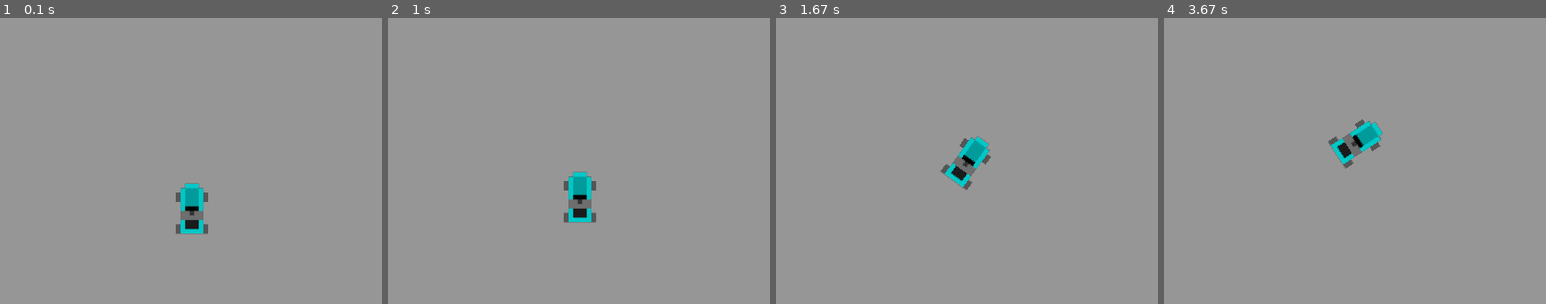
Above: before the commit, frames 1-4 (left to right).
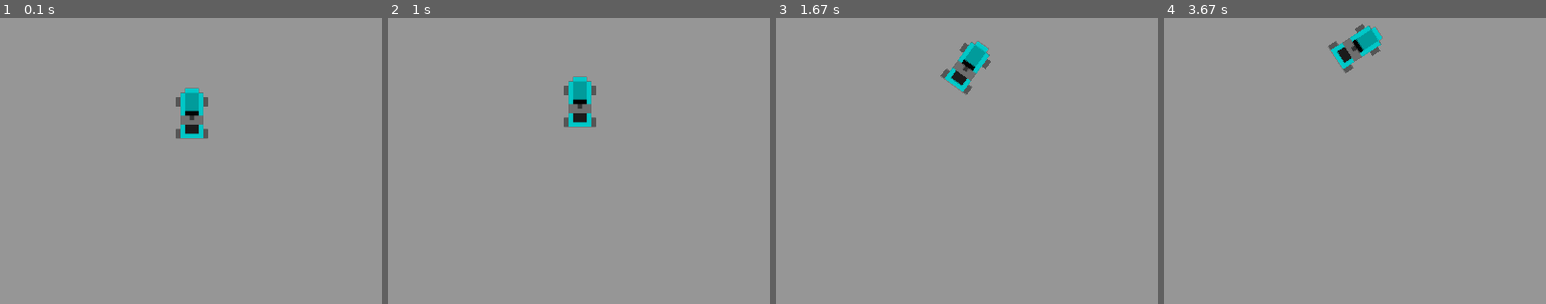
Above: after the commit, the same moments.

Repository: ztdnzunYT/Capstone-Project-2024
Game: pygame game, started from Kart_shifters/Game/Kart_shifters.py
Same seed, same stepped clock (60 frames per second), same inputs: the game is played once before the commit and once after it.
Inputs:
- Up to frame 1 (0.1 s): no input
- Up to frame 2 (1 s): hold D 0.33-0.8 s; hold W from 0.83 s (still down)
- Up to frame 3 (1.67 s): release W at 1.3 s; hold D from 1.33 s (still down)
- Up to frame 4 (3.67 s): release D at 1.8 s; hold A 1.83-2.37 s; hold W 3.17-3.53 s; hold D from 3.57 s (still down)
The pictures show only the part of the screen within x 25-75%, y 0-50%; the shares and areas given below are measured in that part.
In our replay, the window is 800x800 before the commit and 800x600 after it. These sizes can differ from the game's own. Grey fills any space a smaller window leaves; there, only what the larger window draws over its background counts as a difference.

The runs differ from the first frame. In frame 1, 2.4% of the frame differs, in the area x 46-55%, y 24-76%; in frame 2, 2.4%; in frame 3, 2.4%, in the area x 43-57%, y 8-61%; in frame 4, 2.4%.

Commit message:
vp height

Diff:
--- a/Kart_shifters/Game/Kart_shifters.py
+++ b/Kart_shifters/Game/Kart_shifters.py
@@ -14,7 +14,7 @@
 GREY  = (150,150,150)
 TARGET_FPS = 80
 SW = 800
-SH = 800
+SH = 600
 screen = pygame.display.set_mode((SW,SH))
 
 class Kart(pygame.sprite.Sprite):
